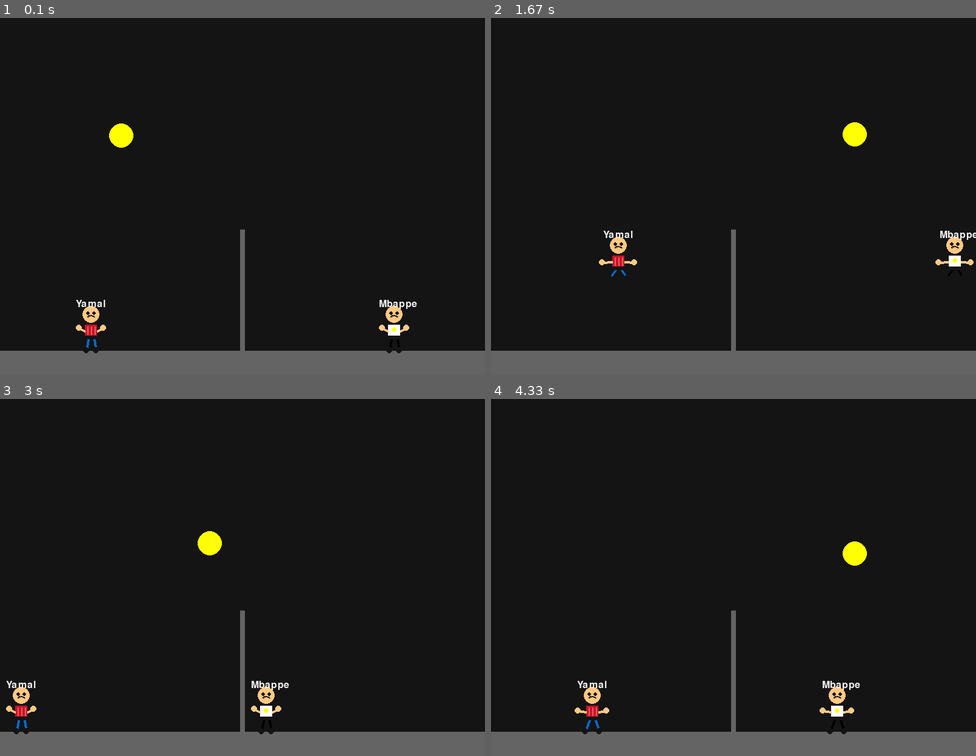
Above: before the commit, frames 1-4 (two rows, left to right).
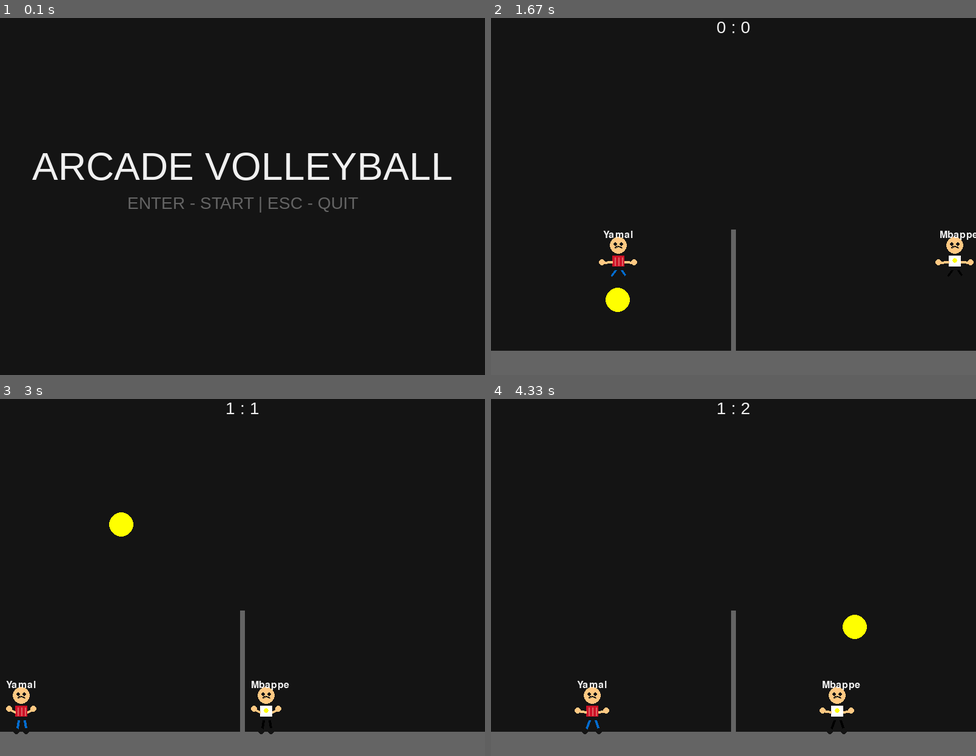
Above: after the commit, the same moments.

Repository: OliverOnufer/OPGP_pygame-Sramko-Onufer-Kozej
Game: pygame game, started from main.py
The game is run twice, just before and just after one commit, with the same random seed, the same clock (stepped at 60 frames per second) and the same inputs.
Inputs:
- Up to frame 1 (0.1 s): no input
- Up to frame 2 (1.67 s): tap Enter at 0.33 s; hold Right 0.67-1.13 s; hold Up 1.17-1.47 s; hold W 1.17-1.47 s; hold Right from 1.5 s (still down); hold D from 1.5 s (still down)
- Up to frame 3 (3 s): release Right at 1.97 s; release D at 1.97 s; hold Left 2-2.53 s; hold A 2-2.53 s; hold Left 2.57-2.97 s; hold A 2.57-2.97 s
- Up to frame 4 (4.33 s): hold Up 3-3.37 s; hold W 3-3.37 s; hold Right 3.4-4.03 s; hold D 3.4-4.03 s; hold Left from 4.07 s (still down); hold A from 4.07 s (still down)

The runs differ from the first frame. In frame 1, 11% of the frame differs, in the area x 0-100%, y 29-100%; in frame 2, 0.6%; in frame 3, 0.6%; in frame 4, 0.6%.

Commit message:
Kozej - pridanie menu a game over

Diff:
--- a/main.py
+++ b/main.py
@@ -5,7 +5,13 @@
 
 pygame.init()
 screen = pygame.display.set_mode((SIRKA_OKNA, VYSKA_OKNA))
+pygame.display.set_caption("Arcade Volleyball")
 clock = pygame.time.Clock()
+
+
+font_big = pygame.font.SysFont("arial", 64)
+font_small = pygame.font.SysFont("arial", 28)
+
 
 h1 = Hrac(150, "Yamal")
 h2 = Hrac(650, "Mbappe")
@@ -13,6 +19,29 @@
 
 score_p1 = 0
 score_p2 = 0
+WIN_SCORE = 10
+
+state = "MENU"
+winner_text = ""
+
+
+def draw_score(p1, p2):
+    text = font_small.render(f"{p1} : {p2}", True, BIELA)
+    screen.blit(text, (SIRKA_OKNA // 2 - text.get_width() // 2, 10))
+
+def draw_menu():
+    title = font_big.render("ARCADE VOLLEYBALL", True, BIELA)
+    info = font_small.render("ENTER - START | ESC - QUIT", True, SEDA)
+
+    screen.blit(title, (SIRKA_OKNA // 2 - title.get_width() // 2, 220))
+    screen.blit(info, (SIRKA_OKNA // 2 - info.get_width() // 2, 300))
+
+def draw_game_over(text):
+    title = font_big.render(text, True, ZLTA)
+    info = font_small.render("ENTER - MENU", True, SEDA)
+
+    screen.blit(title, (SIRKA_OKNA // 2 - title.get_width() // 2, 230))
+    screen.blit(info, (SIRKA_OKNA // 2 - info.get_width() // 2, 320))
 
 while True:
     for event in pygame.event.get():
@@ -20,28 +49,61 @@
             pygame.quit()
             sys.exit()
 
-    keys = pygame.key.get_pressed()
-    h1.update(keys)
-    h2.update(keys)
-    lopta.update([h1, h2])
+        if event.type == pygame.KEYDOWN:
+            if state == "MENU":
+                if event.key == pygame.K_RETURN:
+                    score_p1 = 0
+                    score_p2 = 0
+                    lopta.reset(1)
+                    state = "GAME"
+                if event.key == pygame.K_ESCAPE:
+                    pygame.quit()
+                    sys.exit()
 
-    if lopta.y + lopta.radius > VYSKA_OKNA - VYSKA_PODLAHY:
-        if lopta.x < SIRKA_OKNA // 2:
-            score_p2 += 1
-            lopta.reset(2)
-        else:
-            score_p1 += 1
-            lopta.reset(1)
+            elif state == "GAME_OVER":
+                if event.key == pygame.K_RETURN:
+                    state = "MENU"
 
     screen.fill(CIERNA)
-    pygame.draw.rect(screen, SEDA, (0, VYSKA_OKNA-VYSKA_PODLAHY, SIRKA_OKNA, VYSKA_PODLAHY))
-    pygame.draw.rect(screen, SEDA, (SIRKA_OKNA//2 - SIRKA_SIETE//2,
-                                     VYSKA_OKNA - VYSKA_PODLAHY - VYSKA_SIETE,
-                                     SIRKA_SIETE, VYSKA_SIETE))
 
-    h1.draw(screen)
-    h2.draw(screen)
-    lopta.draw(screen)
+    if state == "MENU":
+        draw_menu()
+
+    elif state == "GAME":
+        keys = pygame.key.get_pressed()
+        h1.update(keys)
+        h2.update(keys)
+        lopta.update([h1, h2])
+
+        if lopta.y + lopta.radius > VYSKA_OKNA - VYSKA_PODLAHY:
+            if lopta.x < SIRKA_OKNA // 2:
+                score_p2 += 1
+                lopta.reset(2)
+            else:
+                score_p1 += 1
+                lopta.reset(1)
+
+        if score_p1 >= WIN_SCORE:
+            winner_text = "YAMAL WINS!"
+            state = "GAME_OVER"
+        elif score_p2 >= WIN_SCORE:
+            winner_text = "MBAPPE WINS!"
+            state = "GAME_OVER"
+
+        pygame.draw.rect(screen, SEDA,
+                         (0, VYSKA_OKNA - VYSKA_PODLAHY, SIRKA_OKNA, VYSKA_PODLAHY))
+        pygame.draw.rect(screen, SEDA,
+                         (SIRKA_OKNA // 2 - SIRKA_SIETE // 2,
+                          VYSKA_OKNA - VYSKA_PODLAHY - VYSKA_SIETE,
+                          SIRKA_SIETE, VYSKA_SIETE))
+
+        h1.draw(screen)
+        h2.draw(screen)
+        lopta.draw(screen)
+        draw_score(score_p1, score_p2)
+
+    elif state == "GAME_OVER":
+        draw_game_over(winner_text)
 
     pygame.display.flip()
     clock.tick(FPS)
